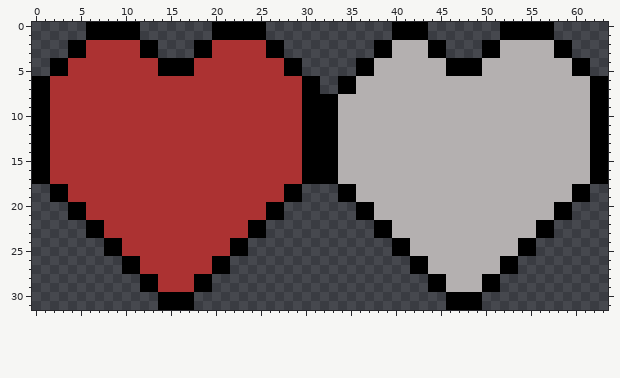
One commit to this pixel-art file: Assets/Sprites/Hearth.aseprite. That is the earlier state.
64x32 pixels, 1 frame.
New version:
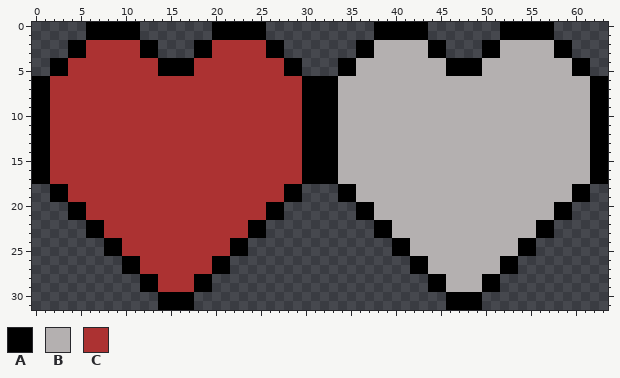
Palette (. is transparent): A #000000  B #b4b0b0  C #ac3232
The exact change:
{"y":0,"x":38,"old":"..","new":"AA"}
{"y":1,"x":38,"old":"..","new":"AA"}
{"y":2,"x":36,"old":"..AA","new":"AABB"}
{"y":3,"x":36,"old":"..AA","new":"AABB"}
{"y":4,"x":34,"old":"..AA","new":"AABB"}
{"y":5,"x":34,"old":"..AA","new":"AABB"}
{"y":6,"x":32,"old":"..AA","new":"AABB"}
{"y":7,"x":32,"old":"..AA","new":"AABB"}
